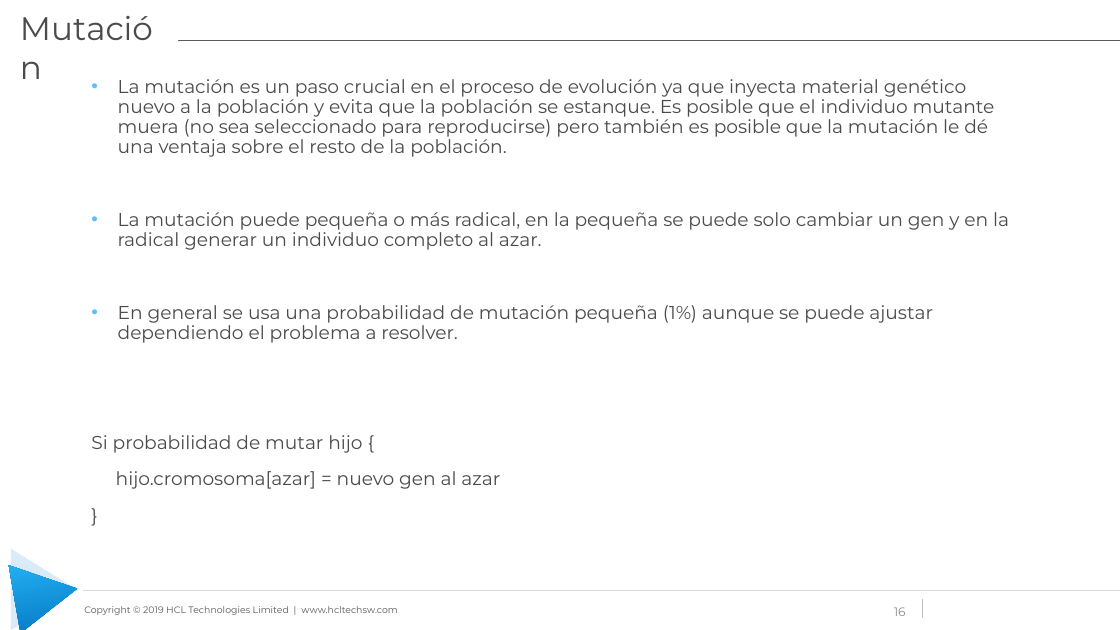
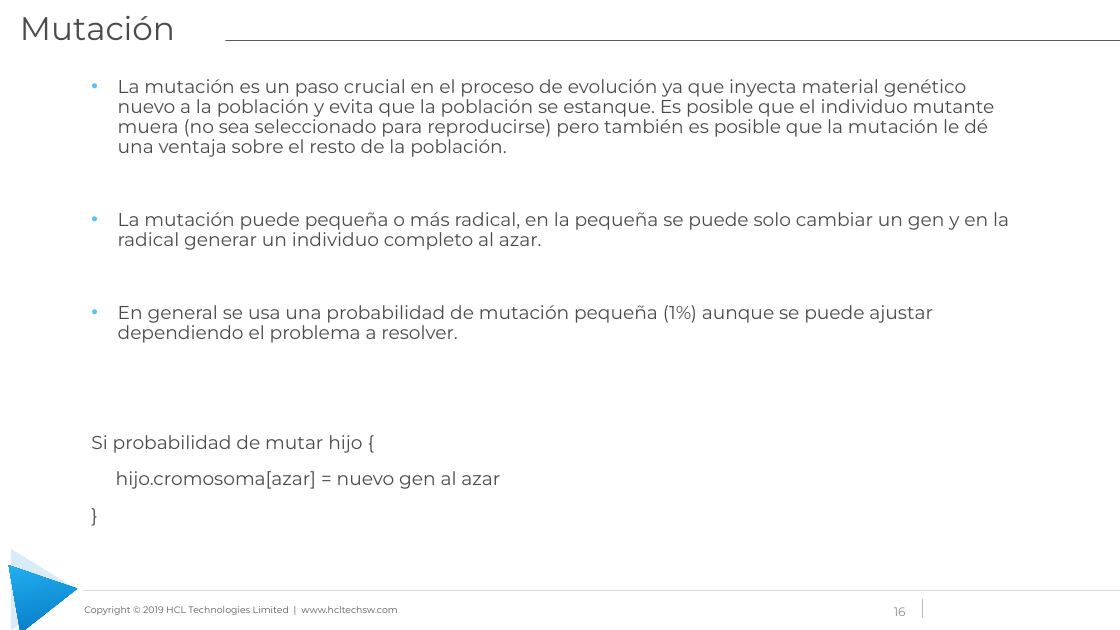
Before and after one commit to cesar-ioc/ITSA, a slide deck: slide 16 of Computación Evolutiva.pptx. Drawn at 1120x630 pixels with LibreOffice and Linux fonts; fonts in the diff are those of the drawing; background and template pictures are left out. Boxes give left, top, right and bottom in pixels: in the first picture for what was removed or moved away, otherwise in the second. Text is boxed around its words. In the diff, an @@ line names an element or a change of style, - is before the commit and + after.

```diff
--- a/Computación Evolutiva.pptx
+++ b/Computación Evolutiva.pptx
@@ title "Mutación" rewrapped from box(12, 3, 178, 61) to box(20, 16, 175, 40) @@
```
